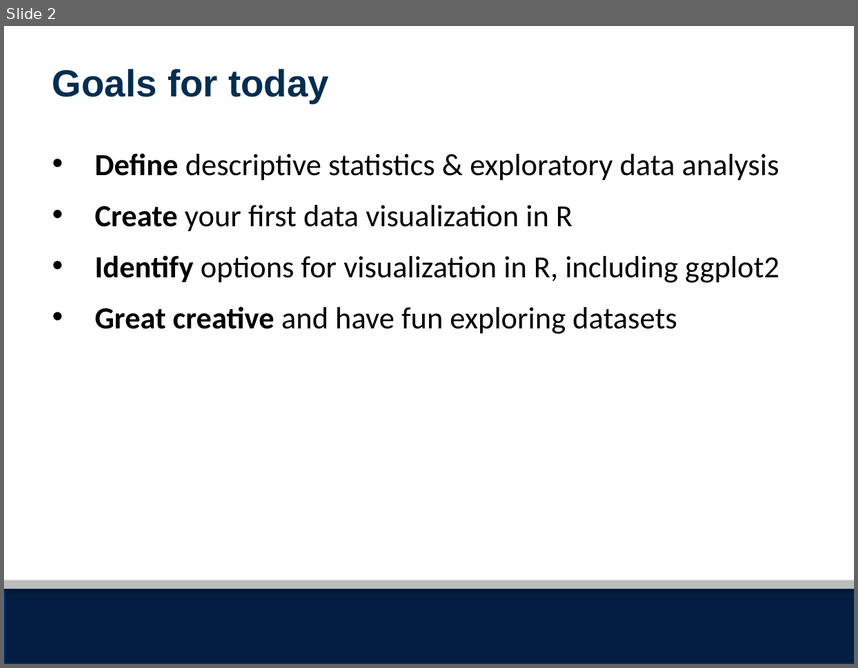
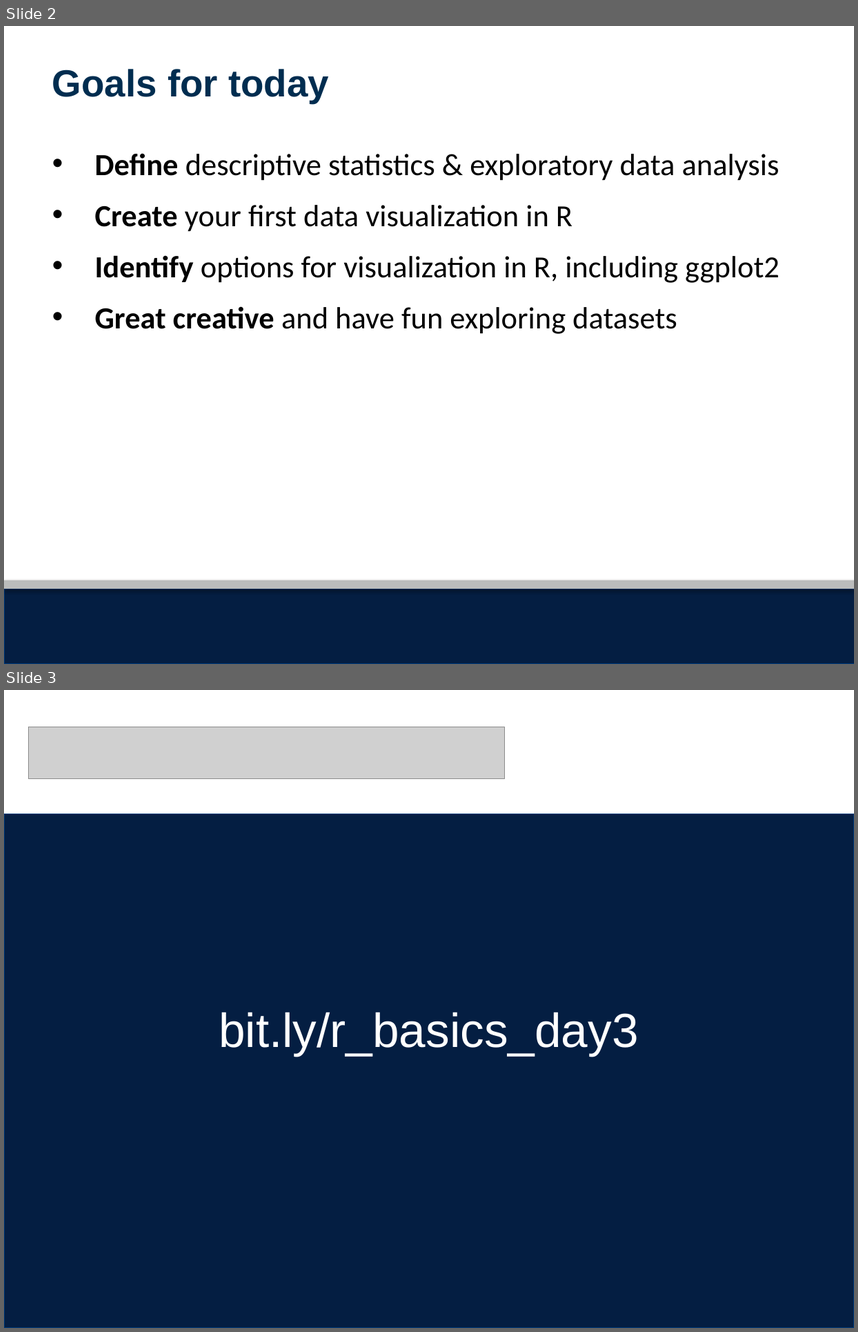
Before and after one commit to seaneff/data-science-basics-2023, a slide deck: day3/R Workshop Day 3 Slides.pptx. Shown one above the other, each under a label of ours: slide 2 before the commit, slides 2 and 3 after it. The pictures are 858x668 and 858x1332 pixels, drawn with LibreOffice and Linux fonts; fonts in the diff are those of the drawing; grey boxes stand for pictures; background and template pictures are left out. Boxes give left, top, right and bottom in pixels: in the first picture for what was removed or moved away, otherwise in the second. Text is boxed around its words. In the diff, an @@ line names an element or a change of style, - is before the commit and + after.

```diff
--- a/day3/R Workshop Day 3 Slides.pptx
+++ b/day3/R Workshop Day 3 Slides.pptx
@@ slide 3 added at [4,690,854,1328], background #FFFFFF; not listed: 2 template elements that a slide beside it also shows @@
@@ picture added at [29,727,505,779] @@
@@ rectangle added at [4,814,854,1328], fill #041E42, outline #003A79 0.75 pt @@
@@ text added at [219,1012,638,1055], 40.5 pt, text #FFFFFF @@
+bit.ly/r_basics_day3
```
Also in this commit, not shown: 25 slides removed, 4 other files.
